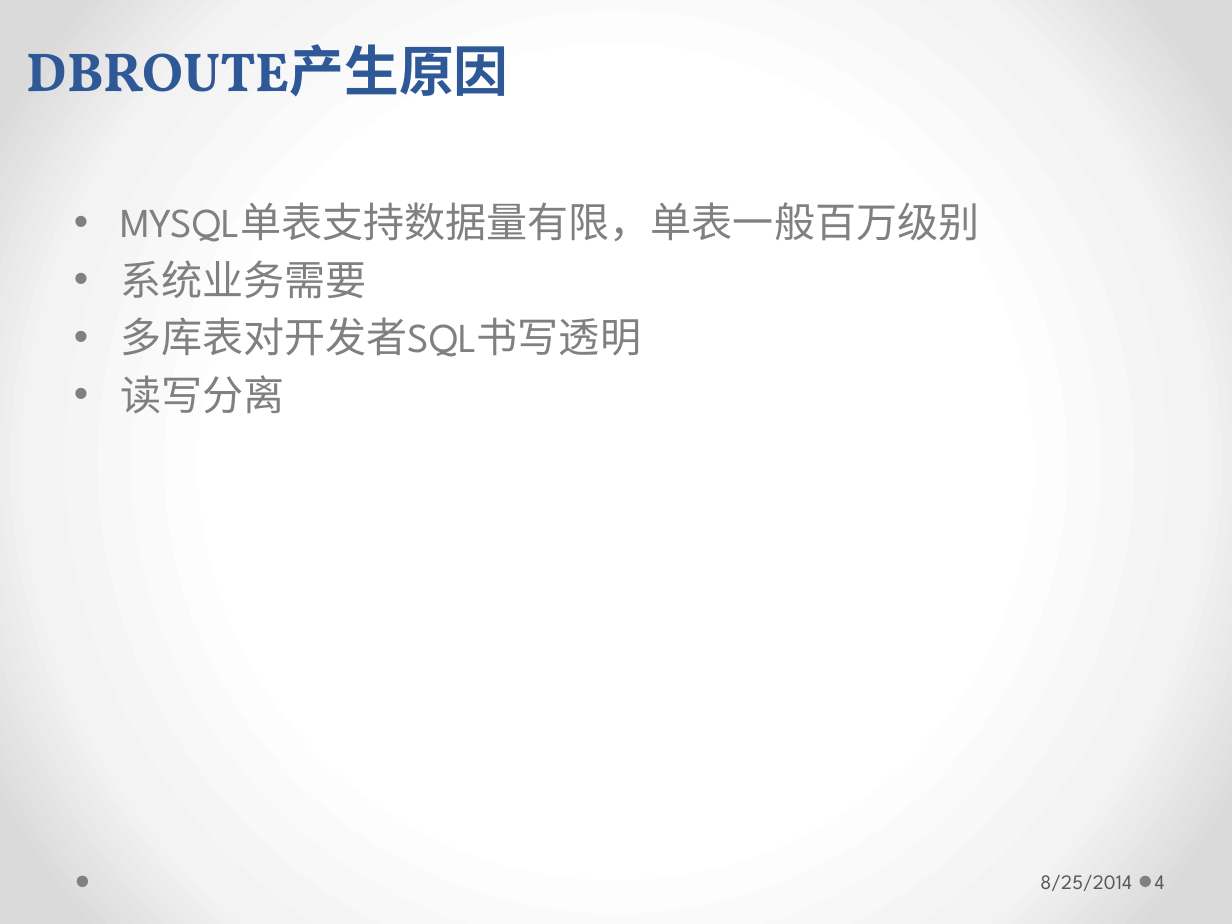
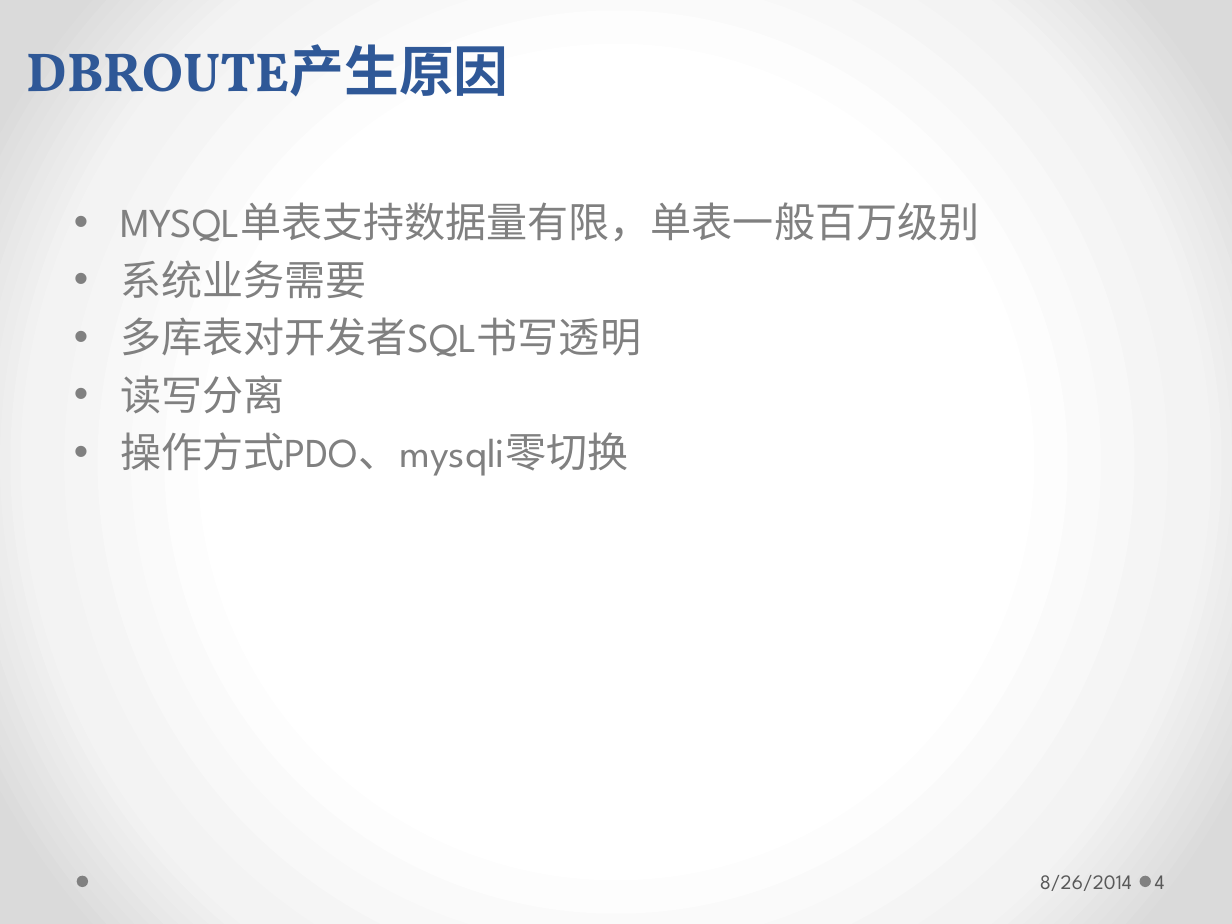
Before and after one commit to longhaisheng/dbroute, a slide deck: slide 4 of dbroute.pptx. Drawn at 1232x924 pixels with LibreOffice and Linux fonts; fonts in the diff are those of the drawing. Boxes give left, top, right and bottom in pixels: in the first picture for what was removed or moved away, otherwise in the second. Text is boxed around its words. In the diff, an @@ line names an element or a change of style, - is before the commit and + after.

```diff
--- a/dbroute.pptx
+++ b/dbroute.pptx
@@ text at (x1=120, y1=432, x2=628, y2=476): paragraph added @@
+• 操作方式PDO、mysqli零切换
@@ text at (x1=1040, y1=875, x2=1132, y2=891): text changed @@
-8/25/2014
+8/26/2014
```
Also in this commit, not shown: 12 other slides changed, 7 slides added.
